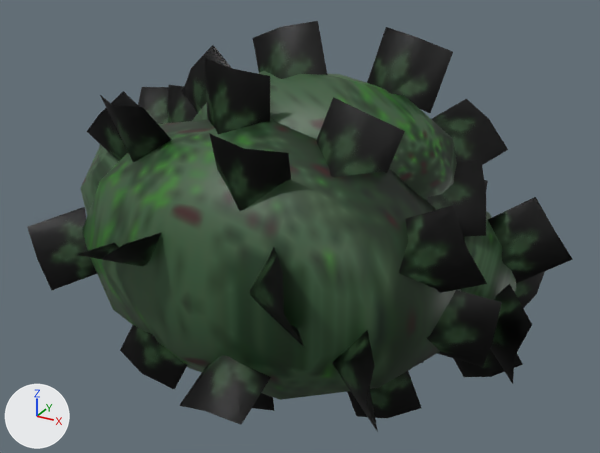
Renders of the Blender file Models/prop_bush.blend from each side of a commit.
Camera for both pictures: a 50 mm lens placed at (1.98, -4.04, 1.47), pointed at (0.27, -0.94, -0.08). Every picture has the same lights, and +X, +Y and +Z are marked at lower left. The picture after the commit comes second.

In view in the first picture: 'bush'.
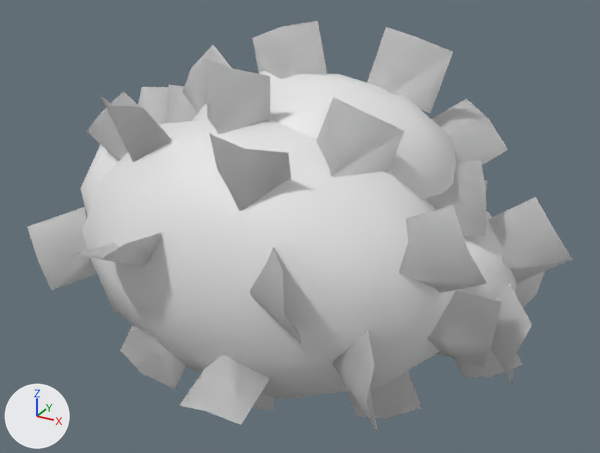
Edits to the scene script, one JSON object a line:
```json
{"block": "me_plane", "where": "me_plane.from_pydata(...)  # 713 vertices, 772 faces; spans x -0.99..1.46, y -1.87..0.0, z -0.92..0.84"}
{"op": "remove", "block": "me_plane", "code": "me_plane.materials.append(mat_prop_bush_png)  # picture img_prop_bush_png"}
```

Location of each change, (x1, y1, x2, y2) in pixels of the pictures (600 x 453 px):
```json
{"object": "bush", "change": "recoloured", "before": [27, 21, 573, 432], "after": [27, 21, 573, 432], "on screen": "lighter"}
```
